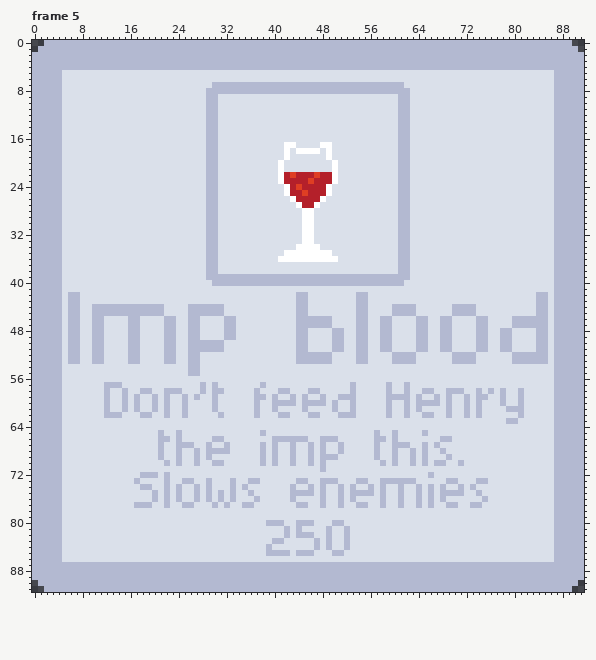
Pixel-art file, stored at images/aseprite_files/game/brew_descriptions.aseprite. That is the earlier state.
92x92 pixels, 7 frames. Shown: frame 5. The commit also changed other frames, which this record leaves out.
After the commit:
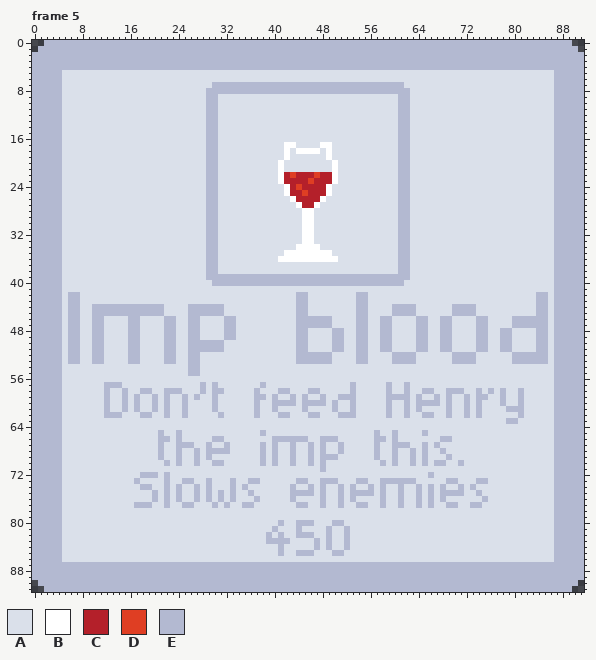
Palette (. is transparent): A #dae0ea  B #ffffff  C #b4202a  D #df3e23  E #b3b9d1
The edit:
Changed rows in their new state; - is an unchanged pixel.
Frame 5, layer "Layer 2":
first column x 39:
80 AA--
81 -E-A
82 E-EA
83 E--E
84 A-E-
85 AA-A
